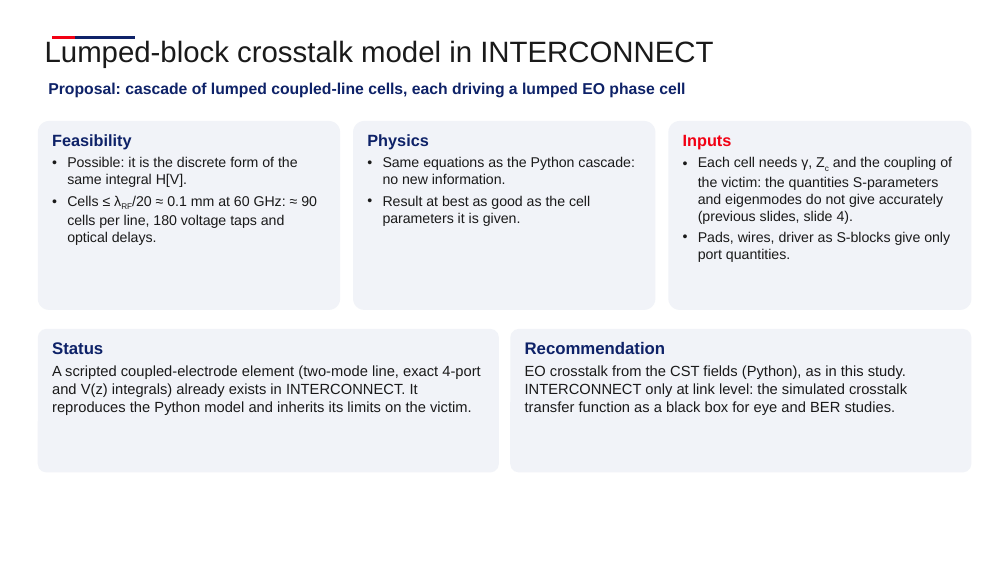
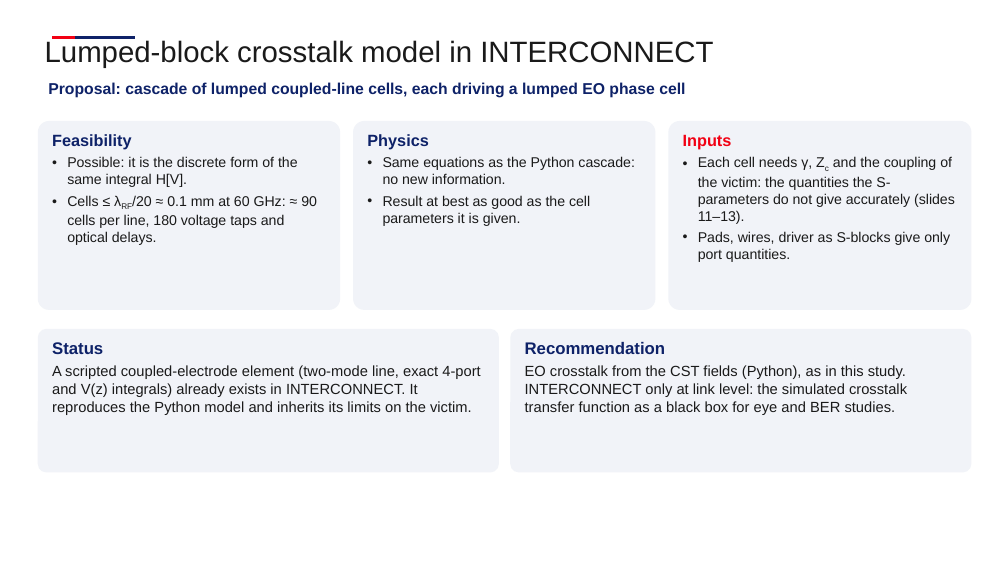
Before and after one commit to andreimuresian/claude, a slide deck: slide 14 of docs/cst/xtalk/Istanbul_EO_crosstalk.pptx (slide 15 before the commit). Drawn at 1008x567 pixels with LibreOffice and Linux fonts; fonts in the diff are those of the drawing; background and template pictures are left out. Boxes give left, top, right and bottom in pixels: in the first picture for what was removed or moved away, otherwise in the second. Text is boxed around its words. In the diff, an @@ line names an element or a change of style, - is before the commit and + after.

```diff
--- a/docs/cst/xtalk/Istanbul_EO_crosstalk.pptx
+++ b/docs/cst/xtalk/Istanbul_EO_crosstalk.pptx
@@ text at [698, 156, 955, 224]: text changed @@
-• Each cell needs γ, Zc and the coupling of the victim: the quantities S-parameters and eigenmodes do not give accurately (previous slides, slide 4).
+• Each cell needs γ, Zc and the coupling of the victim: the quantities the S-parameters do not give accurately (slides 11–13).
```
Also in this commit, not shown: 4 other slides changed, 4 slides added, 5 slides removed, 1 other file.
